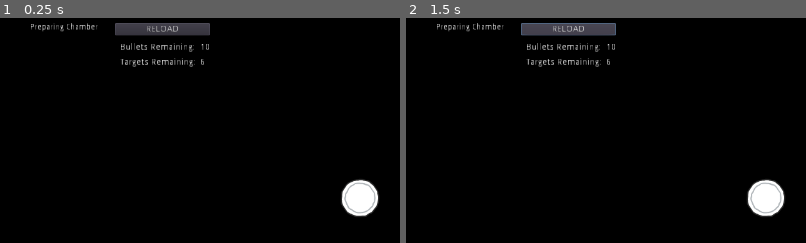
Above: before the commit, frames 1-2 (left to right).
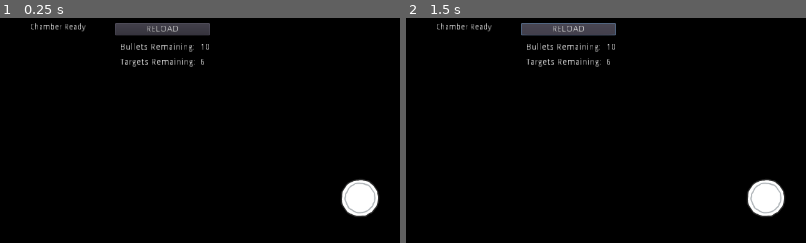
Above: after the commit, the same moments.

Repository: afoster1234/P1-PegSmash
Game: Godot game, scene res://src/World.tscn
Same seed, same stepped clock (60 frames per second), same inputs: the game is played once before the commit and once after it.
Inputs:
- Up to frame 1 (0.25 s): no input
- Up to frame 2 (1.5 s): tap Enter at 0.5 s; hold Up (angle_up) 0.53-1.25 s; tap F (fire) at 0.6 s; click "RELOAD" at 1.25 s
The pictures show only the part of the screen within x 0-50%, y 0-50%; the shares and areas given below are measured in that part.

The runs differ from the first frame. In frame 1, 0.3% of the frame differs, in the area x 7-25%, y 2-7%; in frame 2, 0.3%.

Commit message:
Final Commit

Diff:
--- a/project/src/World.gd
+++ b/project/src/World.gd
@@ -4,7 +4,7 @@
 
 var magazine_size := 10
 var targets_remaining = 6
-var ready_for_fire := false
+var ready_for_fire := true
 
 func _process(_delta):
 	if ready_for_fire == false:
@@ -16,6 +16,7 @@
 	if Input.is_action_just_pressed("reload"):
 		if ready_for_fire:
 			load_bullet()
+			$BulletTimer.start()
 
 func load_bullet():
 	if magazine_size > 0:
--- a/project/src/World.tscn
+++ b/project/src/World.tscn
@@ -108,7 +108,6 @@
 
 [node name="BulletTimer" type="Timer" parent="."]
 wait_time = 6.0
-autostart = true
 
 [node name="Load" type="AudioStreamPlayer" parent="."]
 stream = ExtResource( 2 )
Not shown, changed: build/web/index.pck
